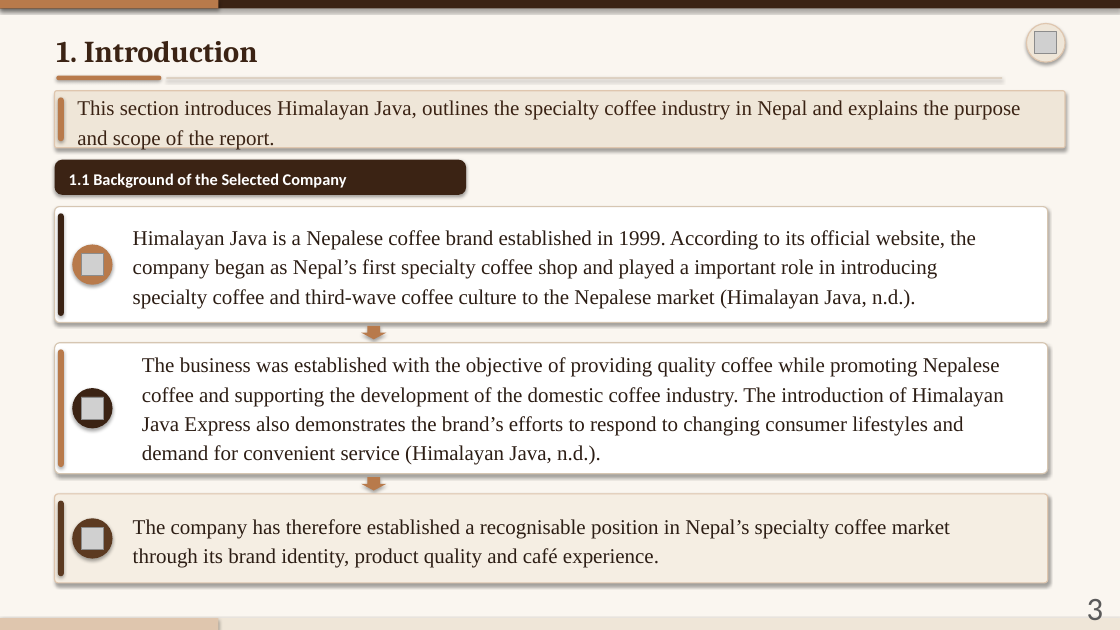
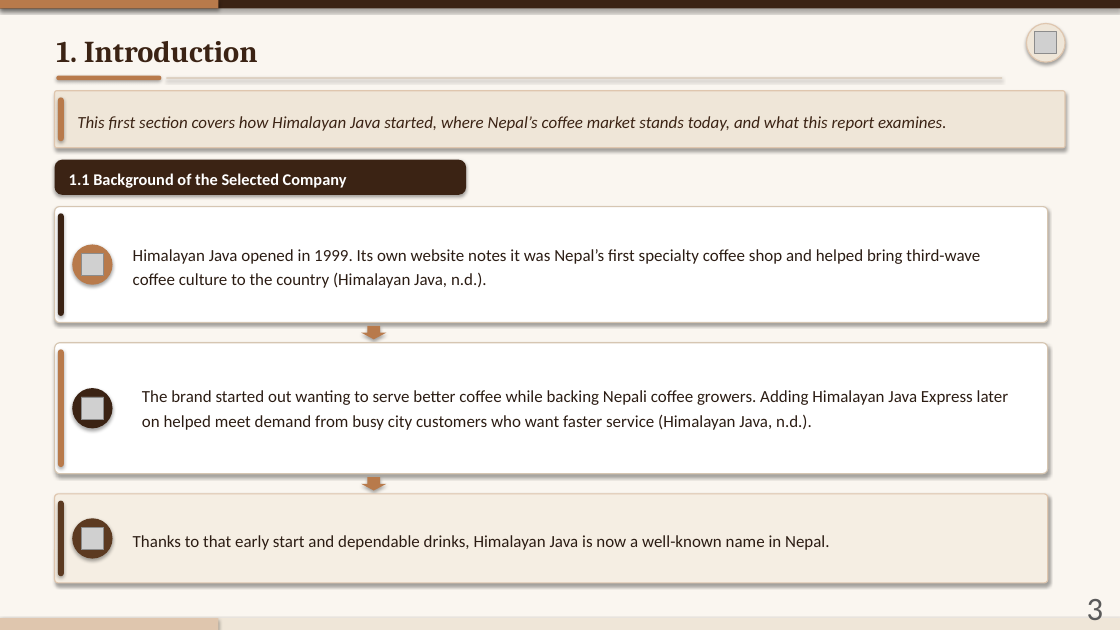
Before and after one commit to AV248/temp, a slide deck: slide 3 of Himalayan_Java_Presentation_Numbered.pptx. Drawn at 1120x630 pixels with LibreOffice and Linux fonts; fonts in the diff are those of the drawing; grey boxes stand for pictures. Boxes give left, top, right and bottom in pixels: in the first picture for what was removed or moved away, otherwise in the second. Text is boxed around its words. In the diff, an @@ line names an element or a change of style, - is before the commit and + after.

```diff
--- a/Himalayan_Java_Presentation_Numbered.pptx
+++ b/Himalayan_Java_Presentation_Numbered.pptx
@@ text at (x1=77, y1=116, x2=946, y2=131): text changed; size 18 to 14.5 pt; font Times New Roman to Calibri; italic on @@
-This section introduces Himalayan Java, outlines the specialty coffee industry in Nepal and explains the purpose and scope of the report.
+This first section covers how Himalayan Java started, where Nepal’s coffee market stands today, and what this report examines.
@@ text at (x1=133, y1=249, x2=980, y2=288): text changed; size 18 to 14.5 pt; font Times New Roman to Calibri; text colour #2C1D14 to #2B1C13 @@
-Himalayan Java is a Nepalese coffee brand established in 1999. According to its official website, the company began as Nepal’s first specialty coffee shop and played a important role in introducing specialty coffee and third-wave coffee culture to the Nepalese market (Himalayan Java, n.d.).
+Himalayan Java opened in 1999. Its own website notes it was Nepal’s first specialty coffee shop and helped bring third-wave coffee culture to the country (Himalayan Java, n.d.).
@@ text at (x1=142, y1=390, x2=1009, y2=430): text changed; size 18 to 14.5 pt; font Times New Roman to Calibri; text colour #2C1D14 to #2B1C13 @@
-The business was established with the objective of providing quality coffee while promoting Nepalese coffee and supporting the development of the domestic coffee industry. The introduction of Himalayan Java Express also demonstrates the brand’s efforts to respond to changing consumer lifestyles and demand for convenient service (Himalayan Java, n.d.).
+The brand started out wanting to serve better coffee while backing Nepali coffee growers. Adding Himalayan Java Express later on helped meet demand from busy city customers who want faster service (Himalayan Java, n.d.).
@@ text at (x1=133, y1=535, x2=830, y2=550): text changed; size 18 to 14.5 pt; font Times New Roman to Calibri; text colour #2C1D14 to #2B1C13 @@
-The company has therefore established a recognisable position in Nepal’s specialty coffee market through its brand identity, product quality and café experience.
+Thanks to that early start and dependable drinks, Himalayan Java is now a well-known name in Nepal.
```
Also in this commit, not shown: 21 other slides changed, 1 slide added, 1 slide removed.
